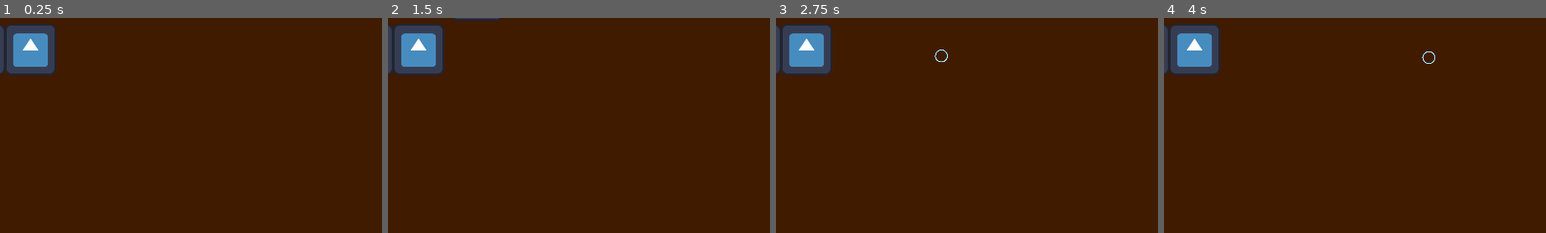
Above: before the commit, frames 1-4 (left to right).
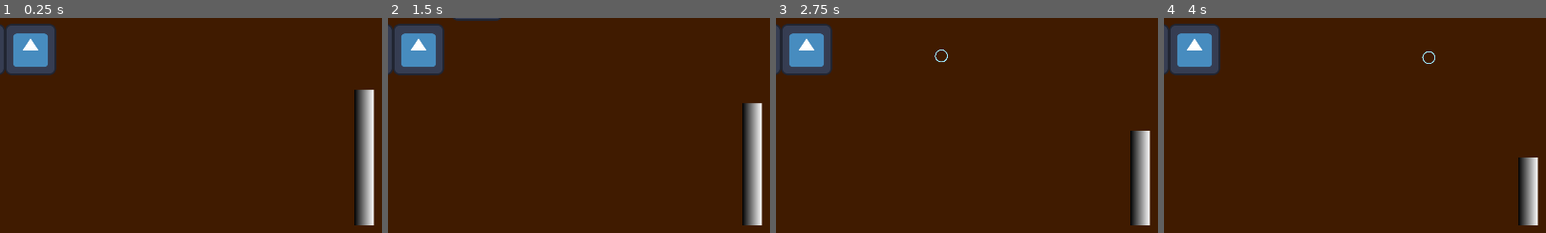
Above: after the commit, the same moments.

Repository: jadicodes/frouldron
Game: Godot game, scene res://world.tscn
Two runs of this game, one before a commit and one after it. Both use one fixed random seed, a clock stepped at 60 frames per second and the inputs below. The engine's default icon, where the game draws it, is replaced by a stand-in: a white triangle on a blue panel in a dark square.
Inputs:
- Up to frame 1 (0.25 s): no input
- Up to frame 2 (1.5 s): tap Enter (ui_accept) at 0.5, 0.77 s; hold Right (move_right) from 0.53 s (still down); tap E (shoot) at 0.6 s; tap Q (interact) at 1.35 s
- Up to frame 3 (2.75 s): tap Enter (ui_accept) at 1.52 s; tap E (shoot) at 1.55, 2.1 s; release Right (move_right) at 2.03 s; hold Left (move_left) from 2.03 s (still down)
- Up to frame 4 (4 s): release Left (move_left) at 2.78 s; hold Right (move_right) from 2.78 s (still down); tap E (shoot) at 2.85, 3.8 s; tap Enter (ui_accept) at 3.02, 3.77 s; tap Q (interact) at 3.6 s
The pictures show only the part of the screen within x 46-96%, y 46-96%; the shares and areas given below are measured in that part.

The runs differ from the first frame. In frame 1, 3.3% of the frame differs, in the area x 92-98%, y 33-97%; in frame 2, 3.0%; in frame 3, 2.3%; in frame 4, 1.7%.

Commit message:
Add ammo bar to world

Diff:
--- a/project/wizard/bubble_shooter.gd
+++ b/project/wizard/bubble_shooter.gd
@@ -1,13 +1,13 @@
 class_name BubbleShooter
 extends Node2D
 
-const _MAX_AMMO := 50
+const _MAX_AMMO := 50.0
 
 var bubble_type
 var _bubble: Bubble
 var _current_ammo := _MAX_AMMO
 
-signal ammo_used
+signal ammo_used(decrease_amt : int)
 
 
 func set_bubble_type():
@@ -25,4 +25,5 @@
 		_bubble.global_position = self.global_position
 		_bubble.set_vel(direction)
 		_current_ammo -= _bubble.element.ammo_usage
-		ammo_used.emit()
+		var decrease :  = _bubble.element.ammo_usage
+		ammo_used.emit(decrease)
--- a/project/wizard/wizard.gd
+++ b/project/wizard/wizard.gd
@@ -1,6 +1,6 @@
 extends CharacterBody2D
 
-signal ammo_used
+signal ammo_used(decrease_amt : int)
 
 const _SPEED := 200.0
 const _JUMP_VELOCITY := -400.0
@@ -37,6 +37,6 @@
 	pass # Replace with function body.
 
 
-func _on_bubble_shooter_ammo_used() -> void:
+func _on_bubble_shooter_ammo_used(decrease_amt) -> void:
 	# Pass to world
-	ammo_used.emit()
+	ammo_used.emit(decrease_amt)
--- a/project/world.gd
+++ b/project/world.gd
@@ -1,5 +1,6 @@
 extends Node2D
 
+@onready var _ammo_bar : TextureProgressBar = $Control/AmmoBar
 
 # Called when the node enters the scene tree for the first time.
 func _ready() -> void:
@@ -11,5 +12,6 @@
 	pass
 
 
-func _on_wizard_ammo_used() -> void:
-	pass # Replace with function body.
+func _on_wizard_ammo_used(decrease_amt) -> void:
+	print(decrease_amt)
+	_ammo_bar.value -= decrease_amt
--- a/project/world.tscn
+++ b/project/world.tscn
@@ -1,5 +1,6 @@
-[gd_scene load_steps=6 format=4 uid="uid://djly2h2jcl2kh"]
+[gd_scene load_steps=9 format=4 uid="uid://djly2h2jcl2kh"]
 
+[ext_resource type="Script" path="res://world.gd" id="1_d12hr"]
 [ext_resource type="Texture2D" uid="uid://cta14ng6ojwy3" path="res://icon.svg" id="1_f5boq"]
 [ext_resource type="PackedScene" uid="uid://dkitvpr4dba28" path="res://wizard/wizard.tscn" id="2_61scl"]
 [ext_resource type="PackedScene" uid="uid://b2vxgw0eolsfr" path="res://enemy/base_enemy.tscn" id="3_mgd26"]
@@ -16,7 +17,14 @@
 physics_layer_0/collision_mask = 5
 sources/0 = SubResource("TileSetAtlasSource_scnr5")
 
+[sub_resource type="Gradient" id="Gradient_5kqja"]
+
+[sub_resource type="GradientTexture1D" id="GradientTexture1D_c7pj2"]
+gradient = SubResource("Gradient_5kqja")
+width = 50
+
 [node name="World" type="Node2D"]
+script = ExtResource("1_d12hr")
 
 [node name="ColorRect" type="ColorRect" parent="."]
 anchors_preset = 15
@@ -37,3 +45,23 @@
 
 [node name="BaseEnemy" parent="." instance=ExtResource("3_mgd26")]
 position = Vector2(193, 472)
+
+[node name="Control" type="Control" parent="."]
+layout_mode = 3
+anchors_preset = 0
+offset_right = 40.0
+offset_bottom = 40.0
+
+[node name="AmmoBar" type="TextureProgressBar" parent="Control"]
+layout_mode = 0
+offset_left = 1773.0
+offset_top = 677.0
+offset_right = 1823.0
+offset_bottom = 1018.0
+max_value = 50.0
+value = 50.0
+fill_mode = 3
+nine_patch_stretch = true
+texture_progress = SubResource("GradientTexture1D_c7pj2")
+
+[connection signal="ammo_used" from="Wizard" to="." method="_on_wizard_ammo_used"]
